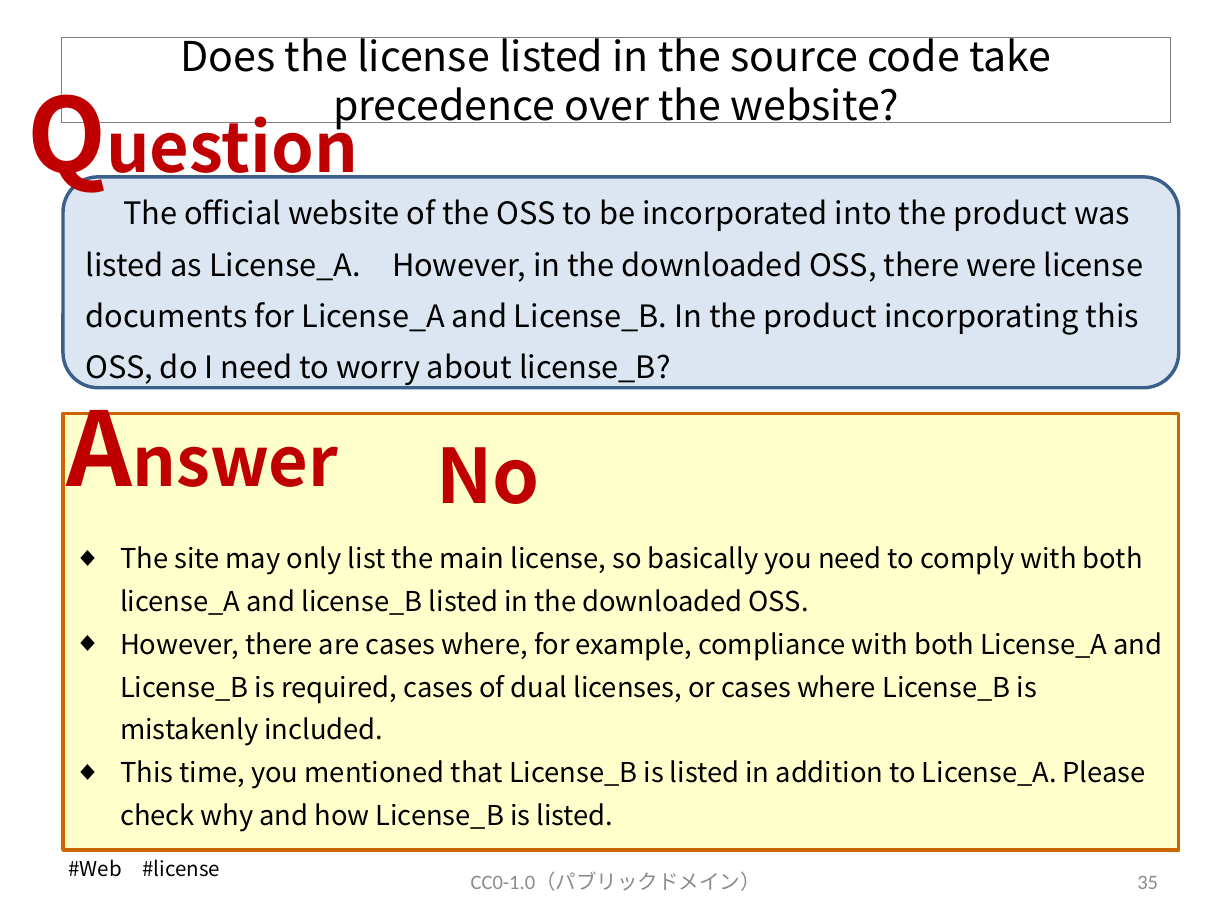
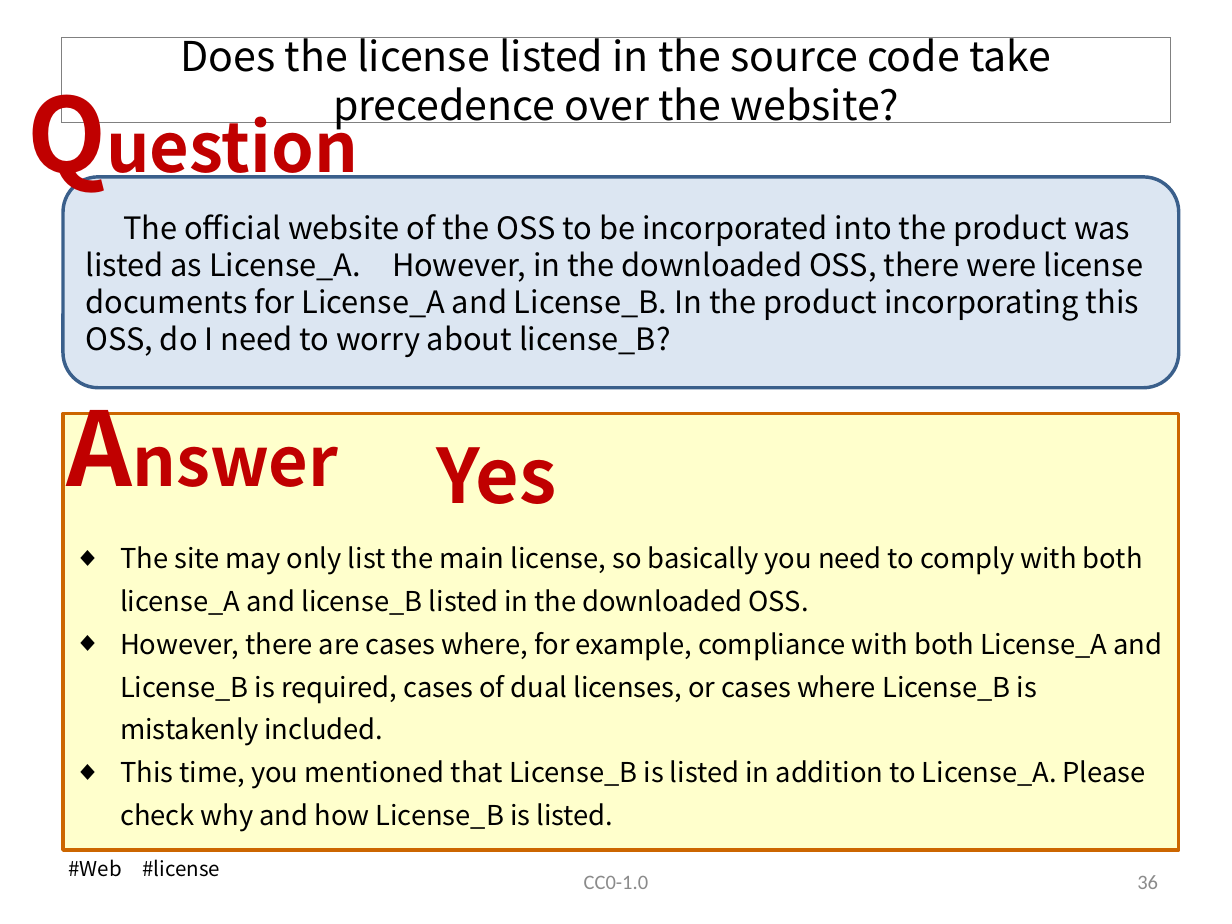
Before and after one commit to OpenChain-Project/OpenChain-JWG, a slide deck: slide 37 of Education_Material/FAQ/Misunderstandings_of_OSS_licenses_CC0.pptx (slide 36 before the commit). Drawn at 1232x924 pixels with LibreOffice and Linux fonts; fonts in the diff are those of the drawing. Boxes give left, top, right and bottom in pixels: in the first picture for what was removed or moved away, otherwise in the second. Text is boxed around its words. In the diff, an @@ line names an element or a change of style, - is before the commit and + after.

Commit message:
Frequent Misunderstandings of OSS licenses V7

```diff
--- a/Education_Material/FAQ/Misunderstandings_of_OSS_licenses_CC0.pptx
+++ b/Education_Material/FAQ/Misunderstandings_of_OSS_licenses_CC0.pptx
@@ rounded rectangle "The official website of the ..." at [63,177,1179,388]: line spacing 30pt to 1 @@
@@ text at [436,447,556,504]: text changed @@
-No
+Yes
@@ text at [584,876,648,889]: text changed @@
-CC0-1.0（パブリックドメイン）
+CC0-1.0
@@ page number at [1137,875,1158,889]: text changed @@
-35
+36
```
Also in this commit, not shown: 51 other slides changed, 5 slides added.
